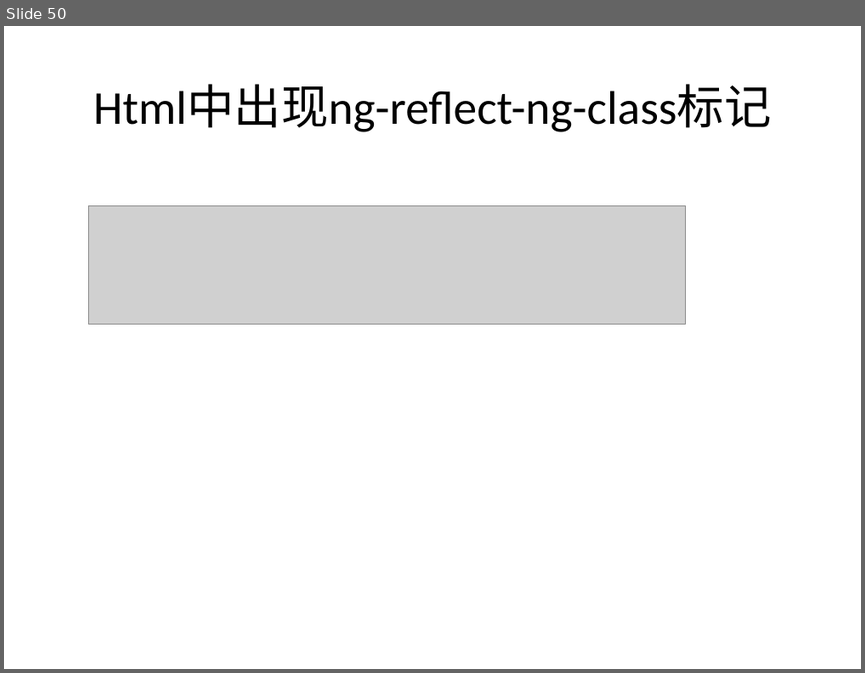
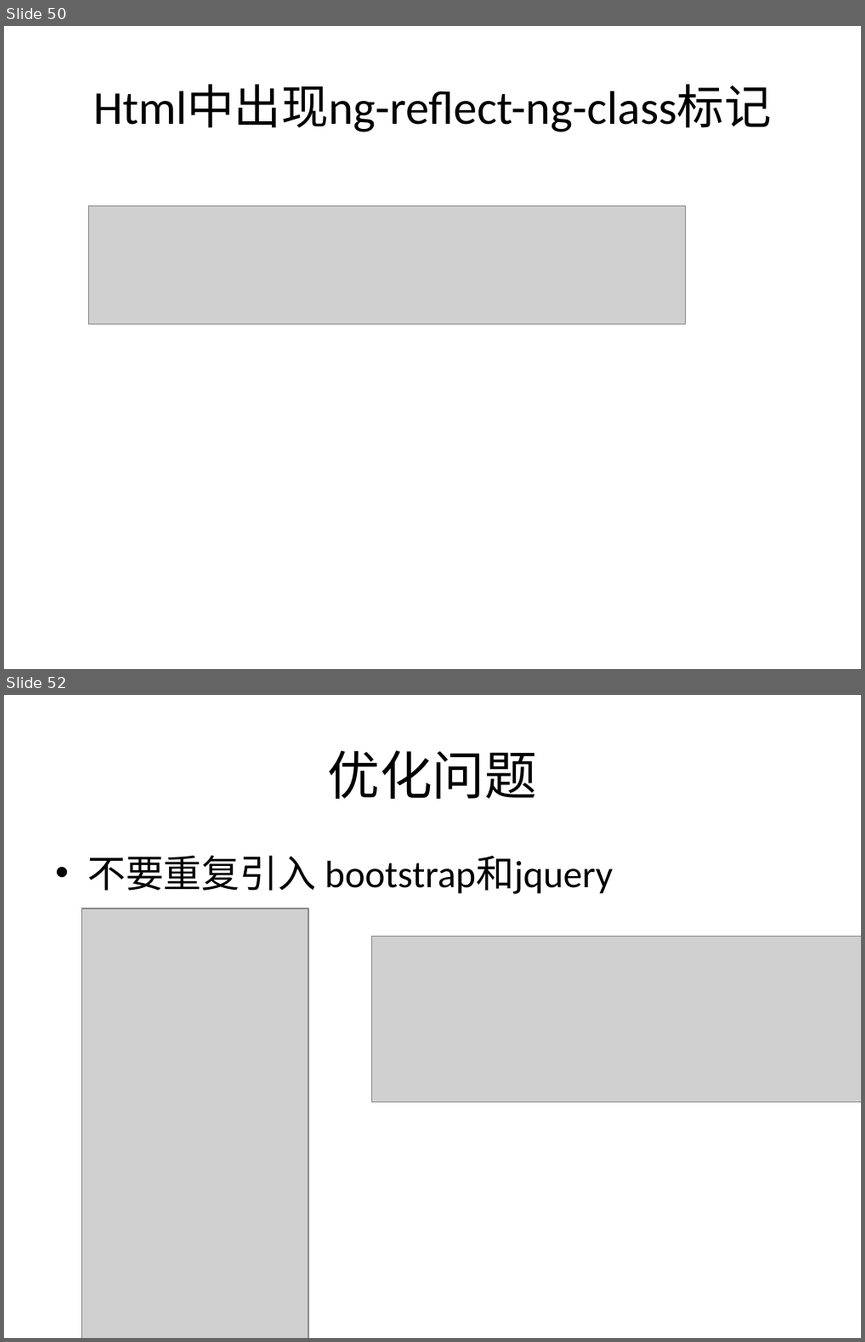
Before and after one commit to jasonLiu001/ng-study-ppt-files, a slide deck: files/Angular2.pptx. Shown one above the other, each under a label of ours: slide 50 before the commit, slides 50 and 52 after it; the slides between them are not shown. The pictures are 865x673 and 865x1342 pixels, drawn with LibreOffice and Linux fonts; fonts in the diff are those of the drawing; grey boxes stand for pictures. Boxes give left, top, right and bottom in pixels: in the first picture for what was removed or moved away, otherwise in the second. Text is boxed around its words. In the diff, an @@ line names an element or a change of style, - is before the commit and + after.

```diff
--- a/files/Angular2.pptx
+++ b/files/Angular2.pptx
@@ slide 52 added at (x1=4, y1=695, x2=861, y2=1338), background #CBE9CF @@
@@ title added at (x1=328, y1=750, x2=537, y2=799), 44 pt, text #000000 @@
+优化问题
@@ text added at (x1=87, y1=855, x2=613, y2=894), 32 pt, text #000000 @@
+• 不要重复引入 bootstrap和jquery
@@ picture added at (x1=82, y1=908, x2=309, y2=1338) @@
@@ picture added at (x1=371, y1=936, x2=861, y2=1102) @@
```
Also in this commit, not shown: 1 slide changed, 1 other slide added.
